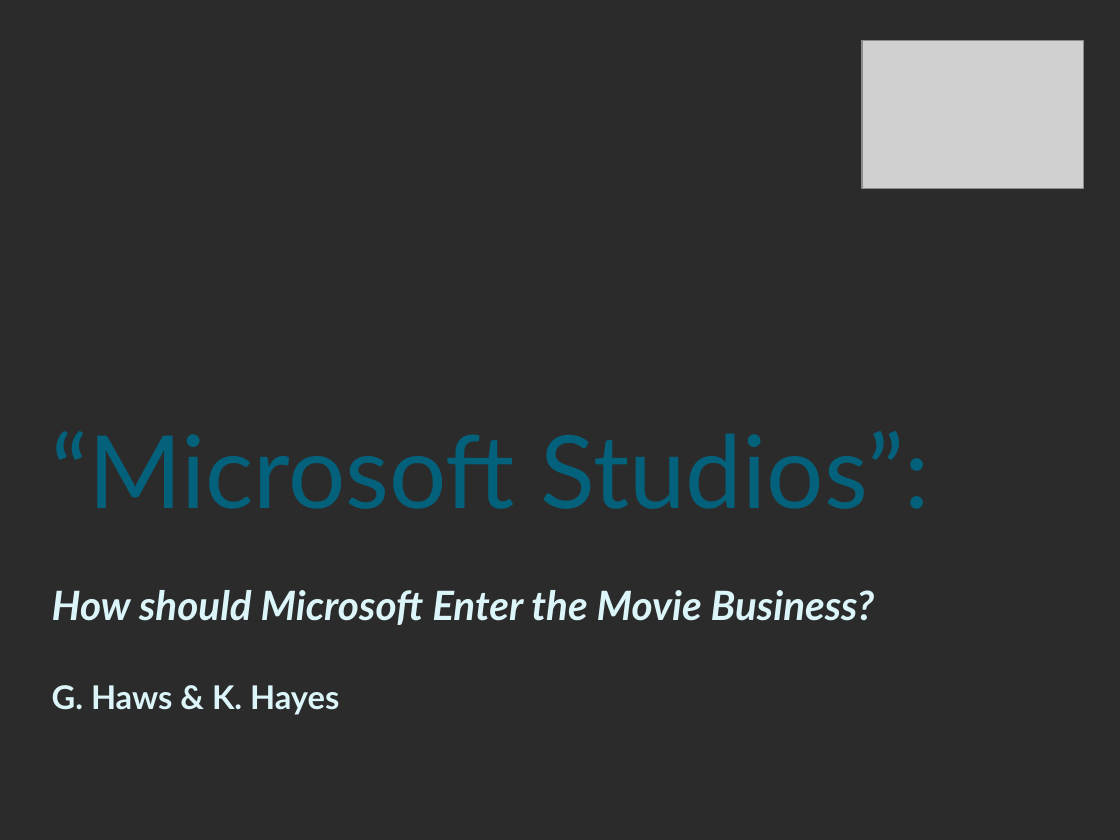
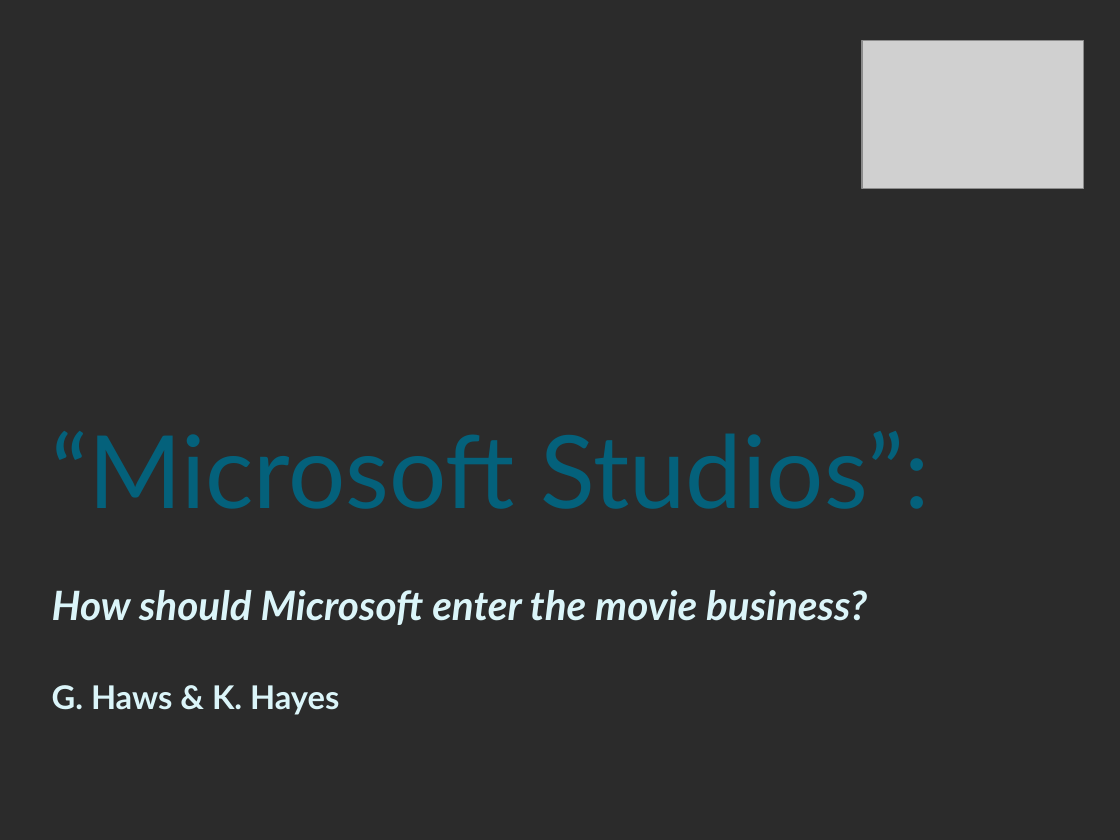
Before and after one commit to khayes847/mod-1-project, a slide deck: slide 1 of Microsoft Studios3.pptx. Drawn at 1120x840 pixels with LibreOffice and Linux fonts; fonts in the diff are those of the drawing; grey boxes stand for pictures; background and template pictures are left out; a plain dark background stands for a picture behind light text. Boxes give left, top, right and bottom in pixels: in the first picture for what was removed or moved away, otherwise in the second. Text is boxed around its words. In the diff, an @@ line names an element or a change of style, - is before the commit and + after.

```diff
--- a/Microsoft Studios3.pptx
+++ b/Microsoft Studios3.pptx
@@ subtitle at [52,590,867,625]: text changed @@
-How should Microsoft Enter the Movie Business?
+How should Microsoft enter the movie business?
```
Also in this commit, not shown: 1 other slide changed, 1 slide added.
